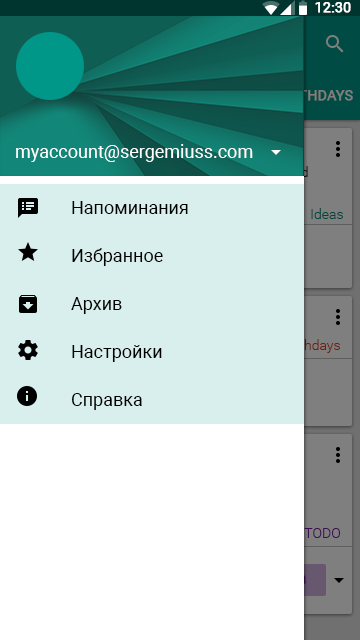
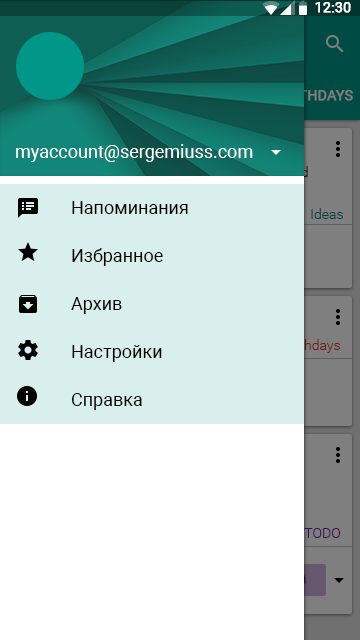
Comparing the layer stacks of the two 360px x 640px images. Changes:
painted on "material_wallpaper_set_one" over [0, 1, 304, 176]
